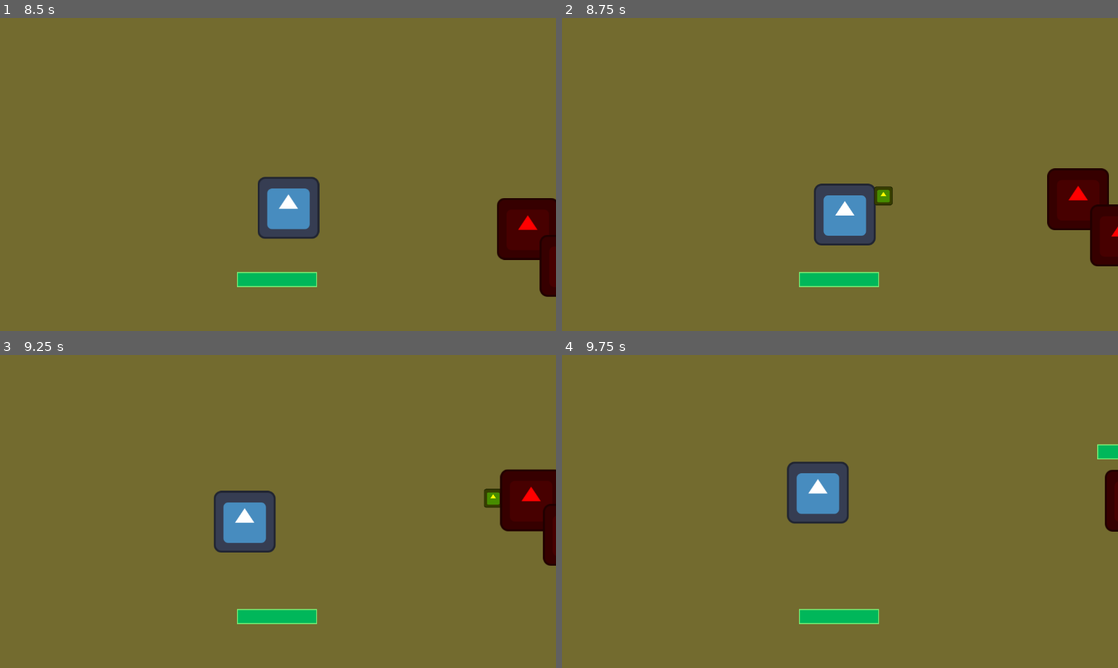
Above: before the commit, frames 1-4 (two rows, left to right).
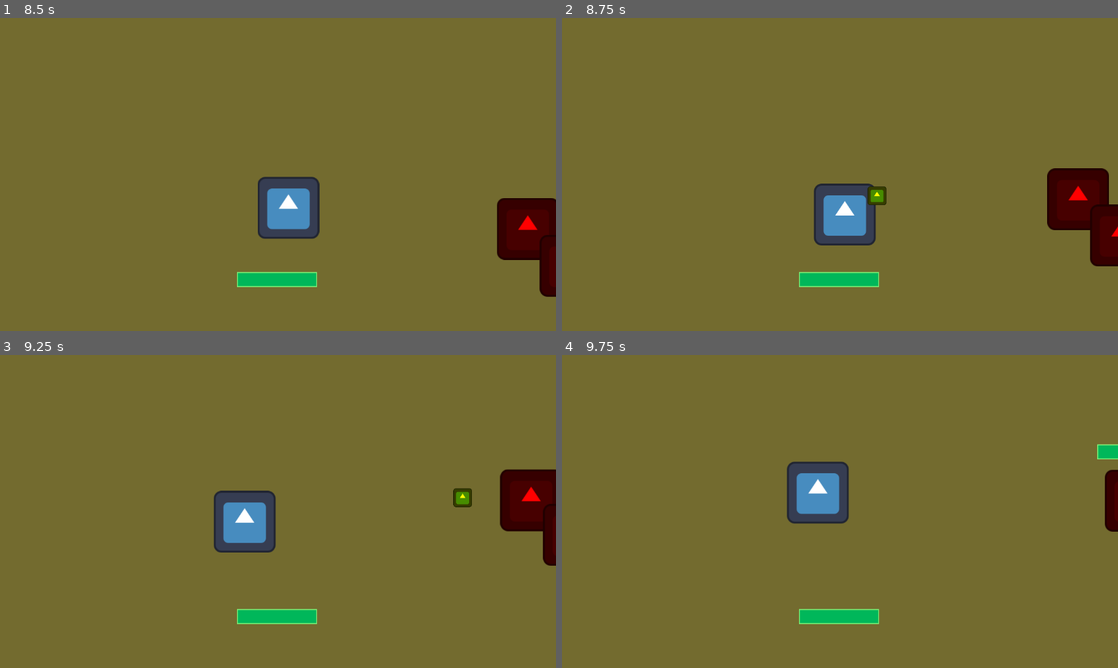
Above: after the commit, the same moments.

Repository: HumanBones/zombie-box
Game: Godot game, scene res://Scenes/World/world.tscn
Same seed, same stepped clock (60 frames per second), same inputs: the game is played once before the commit and once after it. The engine's default icon, where the game draws it, is replaced by a stand-in: a white triangle on a blue panel in a dark square.
Inputs:
- Up to frame 1 (8.5 s): hold Right (right) 0.53-1.28 s; hold S (down) 1.28-2.03 s; hold Right (right) 2.03-2.78 s; hold W (up) 2.78-3.53 s; hold A (left) 3.53-5.03 s; hold S (down) 5.03-5.78 s; hold Right (right) 5.78-6.53 s; hold W (up) 6.53-7.28 s; hold Right (right) 7.28-8.03 s; hold S (down) from 8.03 s (still down)
- Up to frame 2 (8.75 s): keep holding S (down)
- Up to frame 3 (9.25 s): release S (down) at 8.78 s; hold A (left) from 8.78 s (still down)
- Up to frame 4 (9.75 s): release A (left) at 9.53 s; hold W (up) from 9.53 s (still down)

Frame 1 is identical in both runs. In frame 2, 0.2% of the frame differs, in the area x 54-60%, y 53-60%; in frame 3, 0.4%, in the area x 81-90%, y 42-49%; in frame 4, nothing differs.

Commit message:
added scaling dif on next wave, small code cleanup, optimization

Diff:
--- a/Managers/power_up_manager.gd
+++ b/Managers/power_up_manager.gd
@@ -45,6 +45,5 @@
 				power_up_list.append(powerup)
 				powerup_used.emit()
 
-
 func power_up_used() ->void:
 	print(power_up_list)
--- a/Managers/spawn_manager.gd
+++ b/Managers/spawn_manager.gd
@@ -4,7 +4,18 @@
 signal pick_upgrade
 signal finished_waves
 signal enemy_count_updated
-signal cur_wave(amount)
+signal cur_wave(amount:int)
+signal scaled(stat:String,amount:float)
+
+@export_category("Enemy scale amount")
+var health_scale_amount : float = 0.1
+var speed_scale_amount : float = 0.1
+var dmg_scale_amount : float = 0.1
+
+@export_category("Enemy cur scale")
+var cur_health_scale : float = 1.0
+var cur_speed_scale : float = 1.0
+var cur_dmg_scale: float = 1.0
 
 var player : Player
 var wave_count : int = 1
@@ -13,6 +24,7 @@
 
 func _ready() -> void:
 	PowerUpManager.powerup_used.connect(upgrade_picked)
+	scaled.connect(debug_print_stats)
 	player = get_tree().get_first_node_in_group("Player")
 
 func free() -> void:
@@ -34,10 +46,10 @@
 		else:
 			finished_waves.emit()
 
-
 func upgrade_picked() ->void:
 	resume_game()
 	cur_wave.emit(cur_wave_count)
+	scale_dif()
 	next_wave.emit()
 
 func pause_game() ->void:
@@ -45,3 +57,35 @@
 
 func resume_game() ->void:
 	player.set_physics_process(true)
+
+func scale_enemy_hp() ->void:
+	var amount = health_scale_amount * wave_count
+	cur_health_scale += amount
+	scaled.emit("Health",amount)
+
+func scale_enemy_speed() ->void:
+	var amount = speed_scale_amount * wave_count
+	cur_speed_scale += amount
+	scaled.emit("Speed",amount)
+
+func scale_enemy_dmg() ->void:
+	var amount = dmg_scale_amount * wave_count
+	cur_dmg_scale += amount
+	scaled.emit("Damage",amount)
+
+func get_enemy_hp_scale() ->float:
+	return cur_health_scale
+
+func get_enemy_speed_scale() ->float:
+	return cur_speed_scale
+
+func get_enemy_dmg_scale() ->float:
+	return cur_dmg_scale
+
+func scale_dif() ->void:
+	scale_enemy_dmg()
+	scale_enemy_hp()
+	scale_enemy_speed()
+
+func debug_print_stats(stat: String, amount: float) ->void:
+	print(stat + " : " + str(amount))
--- a/Scenes/Bullets/bullet_shooter.gd
+++ b/Scenes/Bullets/bullet_shooter.gd
@@ -5,12 +5,12 @@
 signal bullet_spawned
 
 @export var bullet_scene : PackedScene
-@export var defualt_attack_speed : float
+@export var max_attack_speed : float
 @export var parent : Node2D
 
-@export var default_bullet_size : float
-@export var default_bullet_speed : float
-@export var defualt_bullet_dmg : float
+@export var max_bullet_size : float
+@export var max_bullet_speed : float
+@export var max_bullet_dmg : float
 
 @onready var timer: Timer = $Timer
 
@@ -22,13 +22,13 @@
 var bullet_dmg : float
 
 func _ready() -> void:
-	bullet_speed = default_bullet_speed
-	bullet_size = default_bullet_size
-	bullet_dmg = defualt_bullet_dmg
+	bullet_speed = max_bullet_speed
+	bullet_size = max_bullet_size
+	bullet_dmg = max_bullet_dmg
 
 	bullet_holder = get_tree().get_first_node_in_group("BulletHolder")
 	if attack_speed == null or 0:
-		attack_speed = defualt_attack_speed
+		attack_speed = max_attack_speed
 		timer.wait_time = attack_speed
 
 func set_shoot(can_shoot : bool) -> void:
@@ -51,11 +51,9 @@
 	bullet_holder.add_child(bullet_instance)
 	bullet_spawned.emit()
 
-
 func set_attck_speed(attack_spd :float) ->void:
 	attack_speed = attack_spd
 	timer.wait_time = attack_speed
 
-
 func _on_timer_timeout() -> void:
 	spawn_bullet()
--- a/Scenes/Camera/main_cam.gd
+++ b/Scenes/Camera/main_cam.gd
@@ -10,7 +10,6 @@
 	if target == null:
 		target = get_tree().get_first_node_in_group("Player")
 
-
 func _physics_process(delta: float) -> void:
 	if target == null:
 		return
--- a/Scenes/Enemies/attack_manager.gd
+++ b/Scenes/Enemies/attack_manager.gd
@@ -2,8 +2,8 @@
 
 class_name EnemyAttackManager
 
-@export var default_attack_speed : float
-@export var default_attack_dmg : float
+@export var max_attack_speed : float
+@export var max_attack_dmg : float
 @export var is_ranged : bool = false
 
 @onready var timer: Timer = $Timer
@@ -14,8 +14,8 @@
 var cur_target : Player
 
 func _ready() -> void:
-	attack_speed = default_attack_speed
-	attack_dmg = default_attack_dmg
+	attack_speed = max_attack_speed
+	attack_dmg = max_attack_dmg * SpawnManager.cur_dmg_scale
 	timer.wait_time = attack_speed
 
 func attack() ->void:
@@ -31,12 +31,10 @@
 func _on_timer_timeout() -> void:
 	can_attack = true
 
-
 func _on_hurtbox_area_entered(area: Area2D) -> void:
 	if area.get_parent().is_in_group("Player"):
 		cur_target = area.get_parent()
 
-
 func _on_hurtbox_area_exited(area: Area2D) -> void:
 	if area.get_parent().is_in_group("Player"):
 		cur_target = null
--- a/Scenes/Enemies/zombie.gd
+++ b/Scenes/Enemies/zombie.gd
@@ -23,12 +23,11 @@
 func _ready() -> void:
 	if target == null:
 		target = get_tree().get_first_node_in_group("Player")
-	speed = max_speed
-	hp = max_hp
+	speed = max_speed * SpawnManager.cur_speed_scale
+	hp = max_hp * SpawnManager.cur_health_scale
 	health_bar.hide()
 	health_bar.set_max_value(max_hp)
 	health_bar.set_value(hp)
-
 
 func _physics_process(delta: float) -> void:
 
@@ -58,7 +57,6 @@
 func die() -> void:
 	call_deferred("queue_free")
 
-
 func _on_hitbox_area_entered(area: Area2D) -> void:
 	if area.is_in_group("Bullets"):
 		take_dmg(area.get_dmg())
--- a/Scenes/Enemies/zombie.tscn
+++ b/Scenes/Enemies/zombie.tscn
@@ -40,8 +40,8 @@
 
 [node name="AttackManager" type="Node2D" parent="."]
 script = ExtResource("4_8d8mn")
-default_attack_speed = 1.0
-default_attack_dmg = 10.0
+max_attack_speed = 1.0
+max_attack_dmg = 5.0
 
 [node name="Timer" type="Timer" parent="AttackManager"]
 one_shot = true
--- a/Scenes/HUD/hud.gd
+++ b/Scenes/HUD/hud.gd
@@ -5,7 +5,6 @@
 @onready var game_over_label: Label = $MainContainer/CenterContainer/GameOver
 @onready var label: Label = $MainContainer/CenterContainer/Label
 @onready var animation_player: AnimationPlayer = $AnimationPlayer
-
 
 func _ready() -> void:
 	SpawnManager.cur_wave.connect(update_wave_label)
@@ -17,7 +16,6 @@
 	label.show()
 	label.text = "Wave " + str(amount+1)
 	animation_player.play("fade_label")
-
 
 func _on_timer_timeout() -> void:
 	label.show()
--- a/Scenes/Player/player.gd
+++ b/Scenes/Player/player.gd
@@ -31,12 +31,10 @@
 	hp = start_hp
 	attack_range = start_attack_range
 	attack_speed = start_attack_speed
-
 	healthbar_init()
 	bullet_shooter.set_attck_speed(attack_speed)
 
 func _physics_process(delta: float) -> void:
-
 	get_input()
 	velocity = direction * speed
 
--- a/Scenes/Player/player.tscn
+++ b/Scenes/Player/player.tscn
@@ -39,11 +39,11 @@
 shape = SubResource("RectangleShape2D_xpcdj")
 
 [node name="BulletShooter" parent="." node_paths=PackedStringArray("parent") instance=ExtResource("4_mtuoh")]
-defualt_attack_speed = 1.0
+max_attack_speed = 100.0
 parent = NodePath("..")
-default_bullet_size = 1.0
-default_bullet_speed = 600.0
-defualt_bullet_dmg = 1.0
+max_bullet_size = 1.0
+max_bullet_speed = 500.0
+max_bullet_dmg = 10.0
 
 [node name="PlayerUpgradeManager" type="Node2D" parent="." node_paths=PackedStringArray("player", "bullet_shooter") groups=["PlayerUpgradeManager"]]
 script = ExtResource("5_htcer")
--- a/Scenes/Player/player_upgrade_manager.gd
+++ b/Scenes/Player/player_upgrade_manager.gd
@@ -5,32 +5,34 @@
 @export var player : Player
 @export var bullet_shooter : BulletShooter
 
-signal upgradeded
+signal upgraded(stat: String, amount : float)
 
 func set_attack_speed(amount : float) ->void:
 	player.attack_speed += player.attack_speed * amount
-	upgradeded.emit()
+	upgraded.emit()
 
 func set_attack_range(amount : float) ->void:
 	player.attack_range += player.attack_range * amount
-	upgradeded.emit()
+	upgraded.emit()
 
 func set_speed(amount : float) ->void:
 	player.speed += player.speed * amount
-	upgradeded.emit()
+	upgraded.emit()
 
 func set_hp(amount : float) ->void:
-	player.hp = player.hp * amount
-	upgradeded.emit()
+	player.hp += player.max_hp * amount
+	player.max_hp += player.max_hp * amount
+	player.healthbar.set_value(player.hp)
+	upgraded.emit()
 
 func set_bullet_size(amount : float) ->void:
 	bullet_shooter.bullet_size += bullet_shooter.bullet_size * amount
-	upgradeded.emit()
+	upgraded.emit()
 
 func set_bullet_dmg(amount : float) ->void:
 	bullet_shooter.bullet_dmg += bullet_shooter.bullet_dmg * amount
-	upgradeded.emit()
+	upgraded.emit()
 
 func set_bullet_speed(amount : float) ->void:
 	bullet_shooter.bullet_speed += bullet_shooter.bullet_speed * amount
-	upgradeded.emit()
+	upgraded.emit()
--- a/Scenes/Spawner/enemy_spawner.gd
+++ b/Scenes/Spawner/enemy_spawner.gd
@@ -21,7 +21,6 @@
 	SpawnManager.next_wave.connect(start_next_wave)
 
 func _process(delta: float) -> void:
-
 	if !can_spawn:
 		timer.paused = true
 	else:
@@ -37,7 +36,6 @@
 	enemy_holder.add_child(enemy_instance)
 	cur_enemy_count += 1
 	SpawnManager.add_enemy(enemy_instance)
-	print("enemy_spawned")
 
 func remove_enemy_from_list(instance : Zombie) ->void:
 	if instance in SpawnManager.enemies:
@@ -61,6 +59,5 @@
 	cur_enemy_count = 0
 	can_spawn = true
 
-
 func _on_timer_timeout() -> void:
 	spawn_enemy()
--- a/Scenes/Talents/power_up.gd
+++ b/Scenes/Talents/power_up.gd
@@ -12,7 +12,6 @@
 	SpawnManager.pick_upgrade.connect(show_upgrade)
 	PowerUpManager.powerup_used.connect(hide_upgrade)
 
-
 func show_upgrade() ->void:
 	self.visible = true
 	pick_card_upgrade()
@@ -20,7 +19,6 @@
 func hide_upgrade() ->void:
 	self.visible = false
 	remove_power_up_cards()
-
 
 func pick_card_upgrade() ->void:
 	var power_up_upgrade : PowerUp
@@ -31,13 +29,11 @@
 		temp_array.erase(power_up_upgrade)
 		add_powerup_card(power_up_upgrade)
 
-
 func add_powerup_card(power_res : PowerUp) ->void:
 	var power_up_card_scene_node = power_up_card_scene.instantiate() as MarginContainer
 	power_up_card_scene_node.power_up_data = power_res
 	card_container.call_deferred("add_child",power_up_card_scene_node)
 	power_up_card_array.append(power_up_card_scene_node)
-
 
 func remove_power_up_cards() ->void:
 	if power_up_array.is_empty():
--- a/Scenes/Talents/power_up_card.gd
+++ b/Scenes/Talents/power_up_card.gd
@@ -9,7 +9,6 @@
 @onready var button: Button = $MarginContainer/MarginContainer/VBoxContainer/Button
 @onready var texture_rect: TextureRect = $MarginContainer/MarginContainer/VBoxContainer/TextureRect
 
-
 func _ready() -> void:
 	button.text = "Select"
 	if power_up_data != null:
